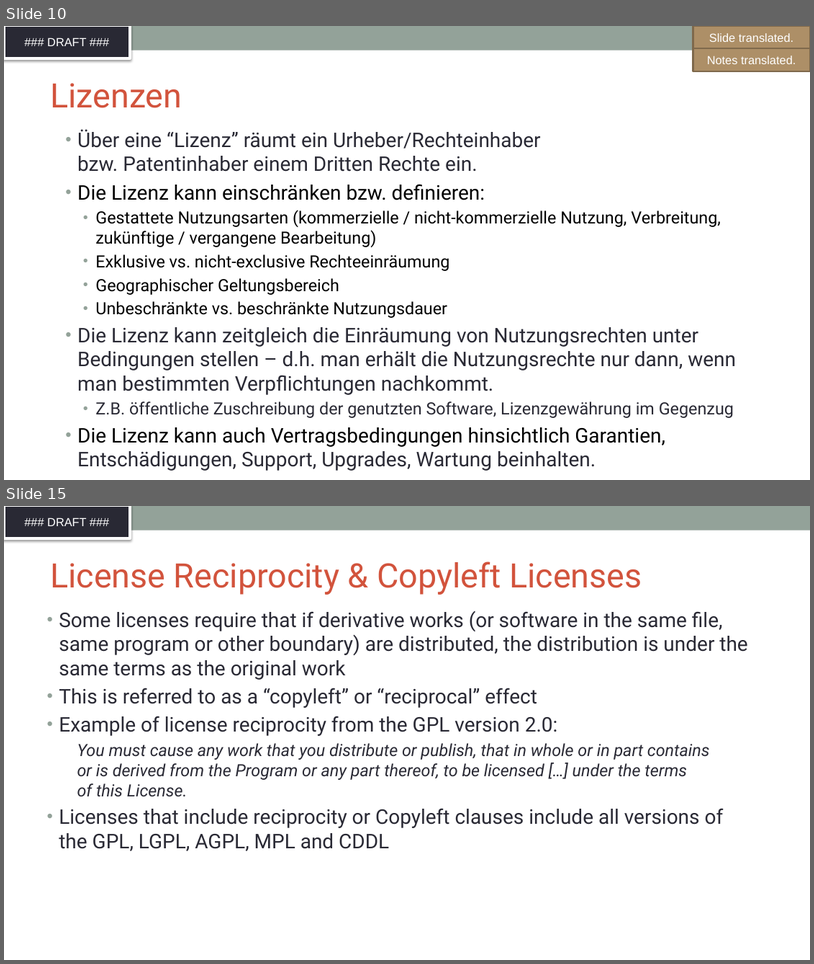
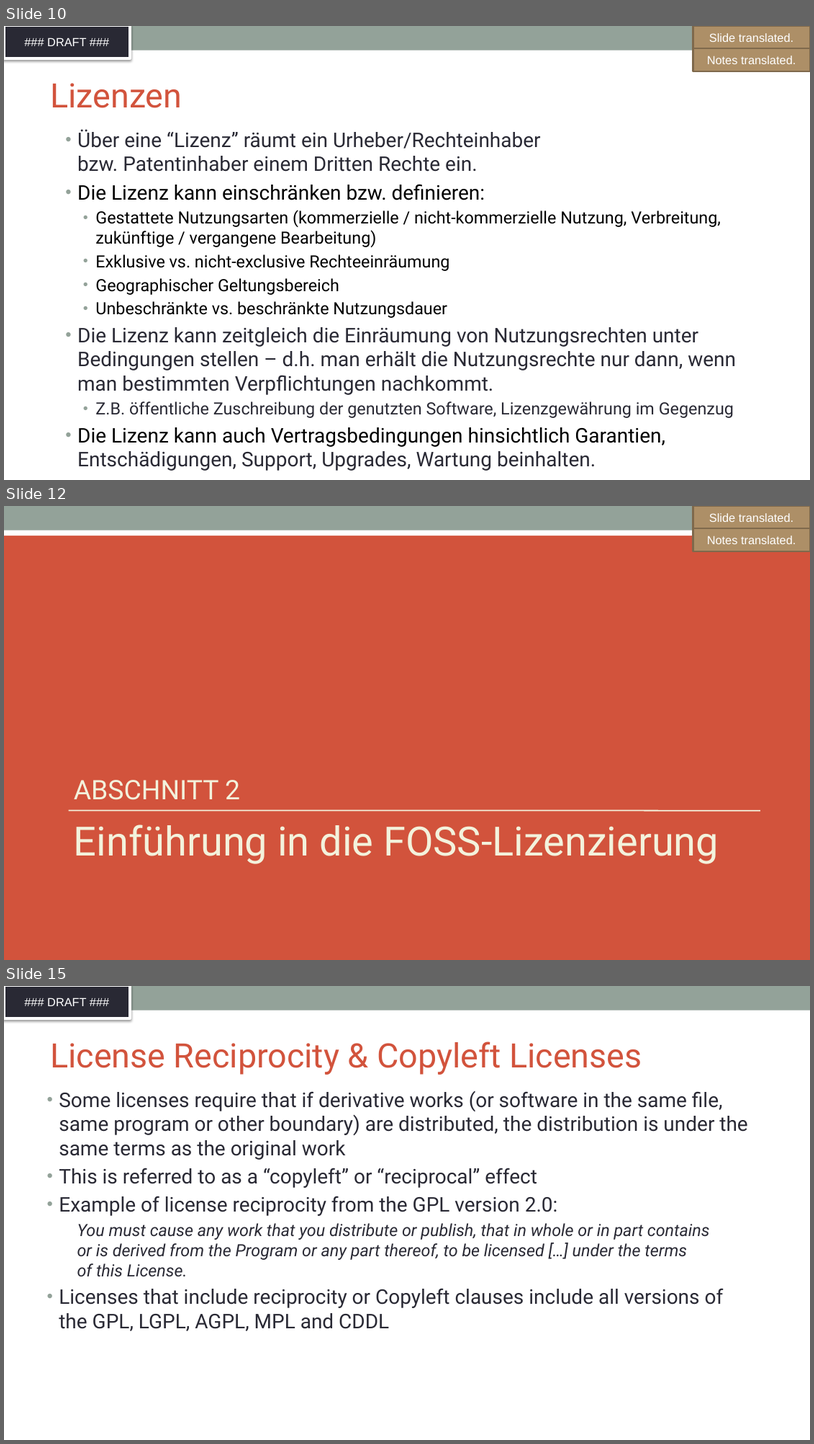
Before and after one commit to SThanheiser/curriculum, a slide deck: translation-DE/slides/DFT_openchain-curriculum-for-1-1_GER.pptx. Shown one above the other, each under a label of ours: slides 10 and 15 before the commit, slides 10, 12 and 15 after it; the slides between them are not shown. The pictures are 814x964 and 814x1444 pixels, drawn with LibreOffice and Linux fonts; fonts in the diff are those of the drawing; background and template pictures are left out. Boxes give left, top, right and bottom in pixels: in the first picture for what was removed or moved away, otherwise in the second. Text is boxed around its words. In the diff, an @@ line names an element or a change of style, - is before the commit and + after.

Commit message:
added translation for slides 11-14

```diff
--- a/translation-DE/slides/DFT_openchain-curriculum-for-1-1_GER.pptx
+++ b/translation-DE/slides/DFT_openchain-curriculum-for-1-1_GER.pptx
@@ slide 12 added at box(4, 506, 810, 960), background #D2533C; not listed: 1 template element that a slide beside it also shows @@
@@ rectangle added at box(4, 520, 810, 536), fill #FFFFFF @@
@@ rectangle added at box(694, 506, 810, 529), fill #AD8F67, outline #806A4C 2 pt, 14 pt, text #FFFFFF @@
+Slide translated.
@@ rectangle added at box(694, 528, 810, 551), fill #AD8F67, outline #806A4C 2 pt, 14 pt, text #FFFFFF @@
+Notes translated.
@@ title added at box(74, 780, 240, 800), 32 pt, text #F3F2DC @@
+ABSCHNITT 2
@@ line added from (69, 811) to (761, 811), #F3F2DC 1.5 pt @@
@@ text added at box(74, 824, 719, 864), 48 pt, text #F3F2DC @@
+Einführung in die FOSS-Lizenzierung
```
Also in this commit, not shown: 1 slide changed, 3 other slides added, 4 slides removed.
